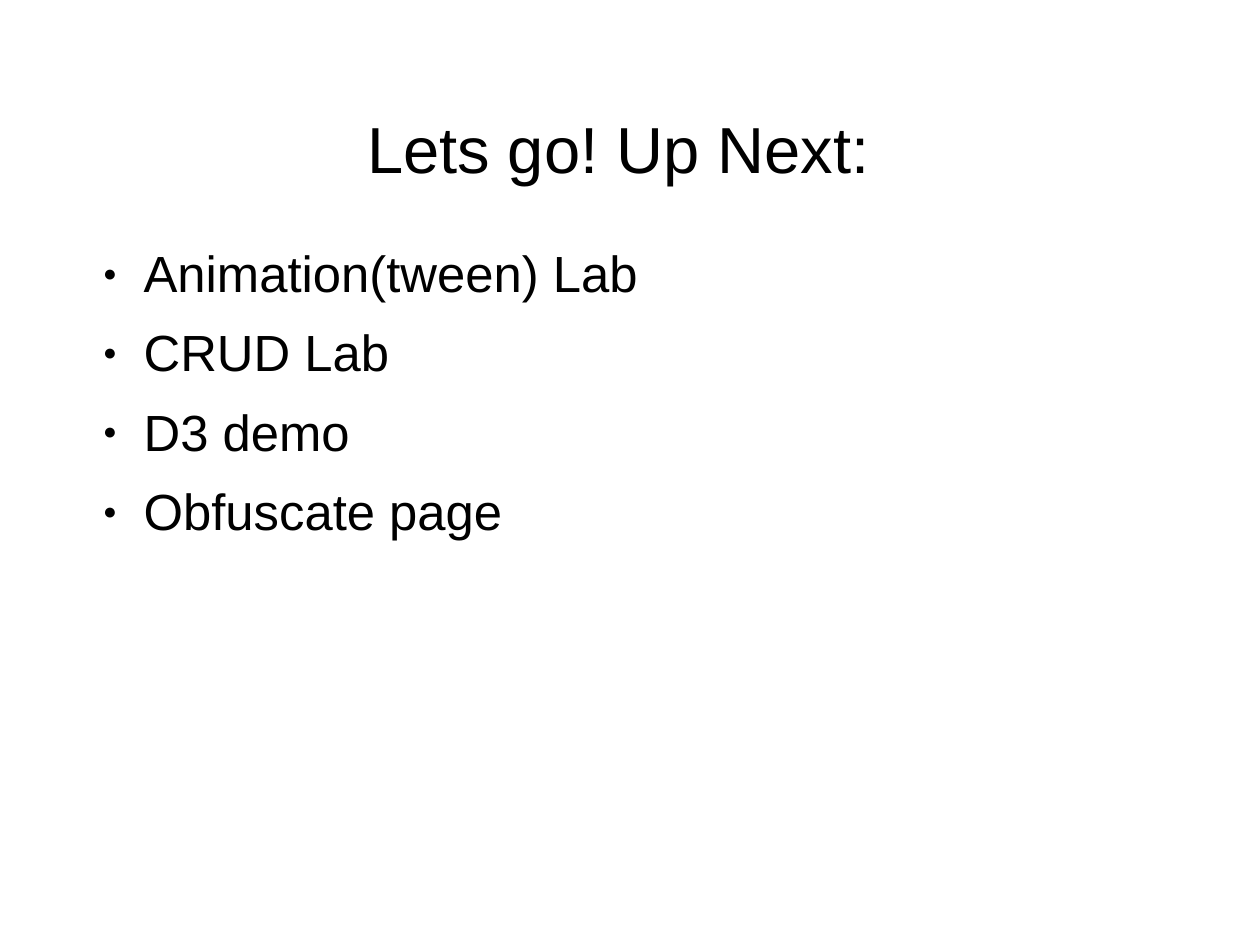
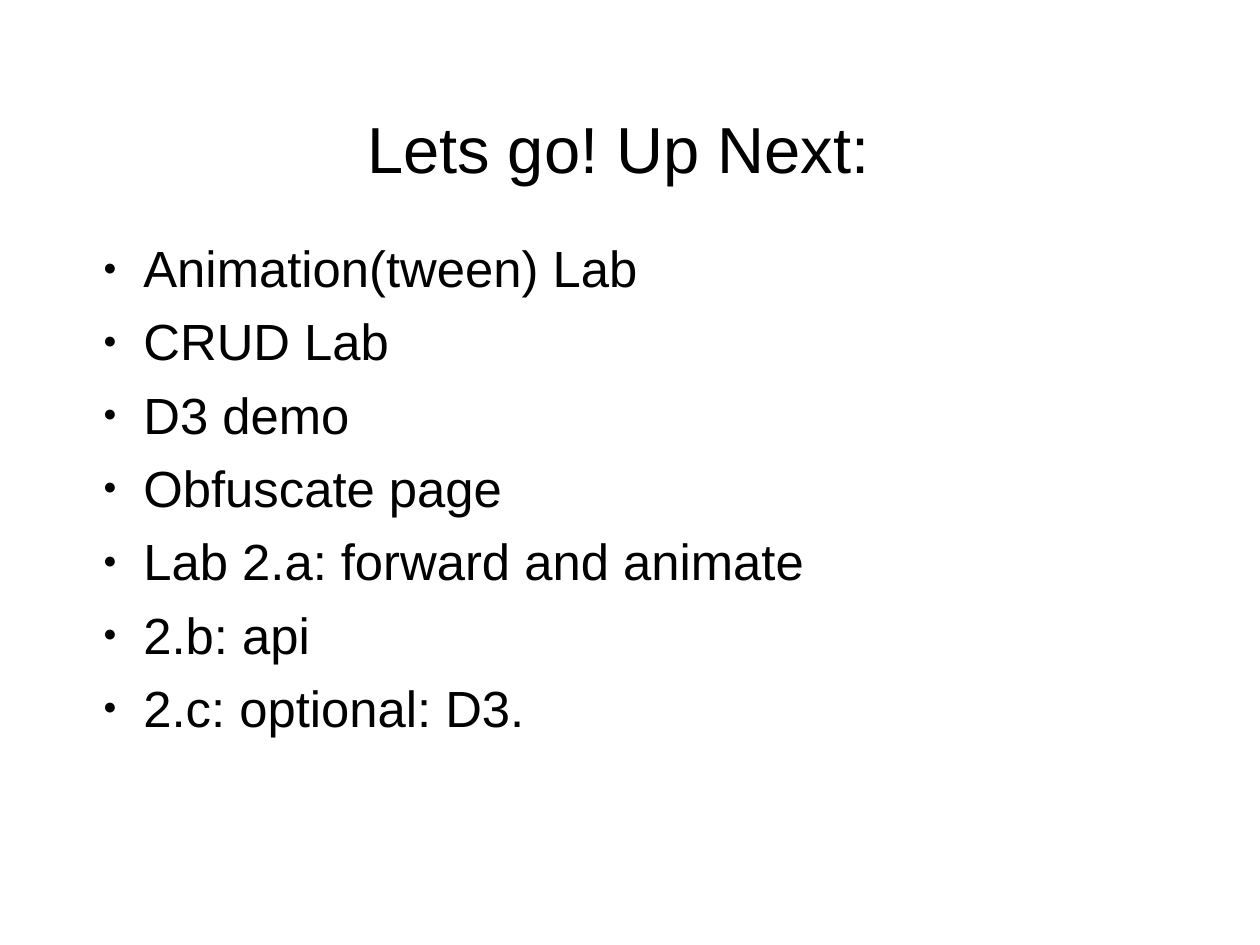
Before and after one commit to puppetMaster3/bikeSheding, a slide deck: slide 8 of training/2of2.ppt (slide 6 before the commit). Drawn at 1260x945 pixels with LibreOffice and Linux fonts; fonts in the diff are those of the drawing; background and template pictures are left out. Boxes give left, top, right and bottom in pixels: in the first picture for what was removed or moved away, otherwise in the second. Text is boxed around its words. In the diff, an @@ line names an element or a change of style, - is before the commit and + after.

```diff
--- a/training/2of2.ppt
+++ b/training/2of2.ppt
@@ text at [143, 250, 638, 518]: line spacing 0.93 to 0.83 @@
@@ text at [143, 543, 804, 737]: paragraphs added @@
+● Lab 2.a: forward and animate
+● 2.b: api
+● 2.c: optional: D3.
```
Also in this commit, not shown: 13 other slides changed, 2 slides added, 9 other files.
